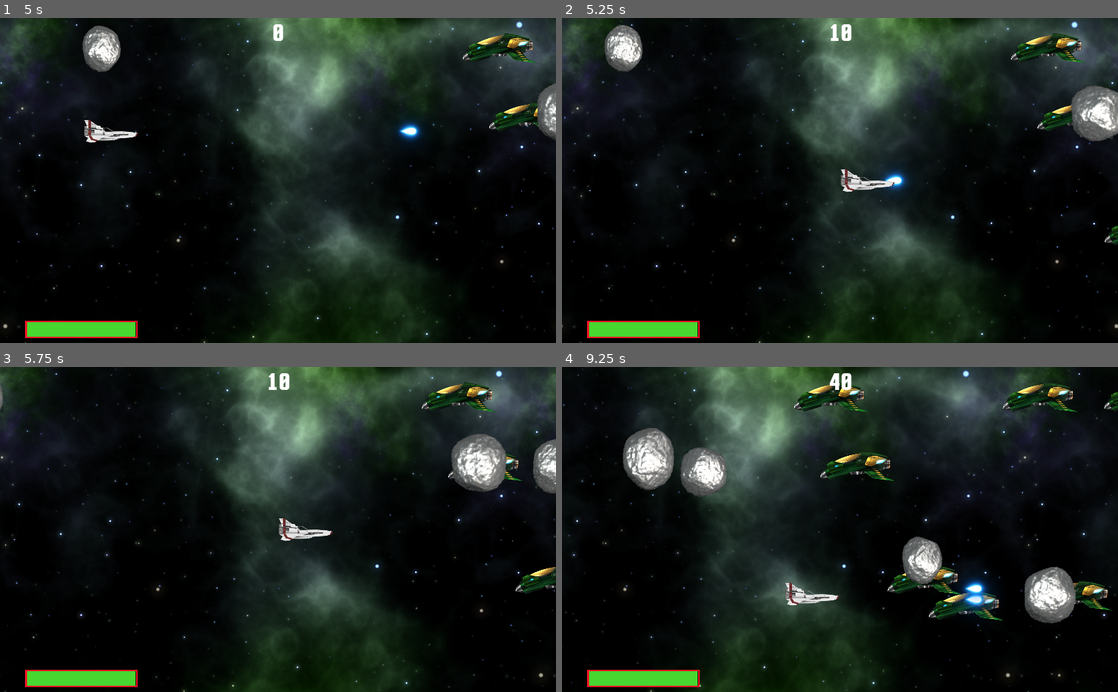
Above: before the commit, frames 1-4 (two rows, left to right).
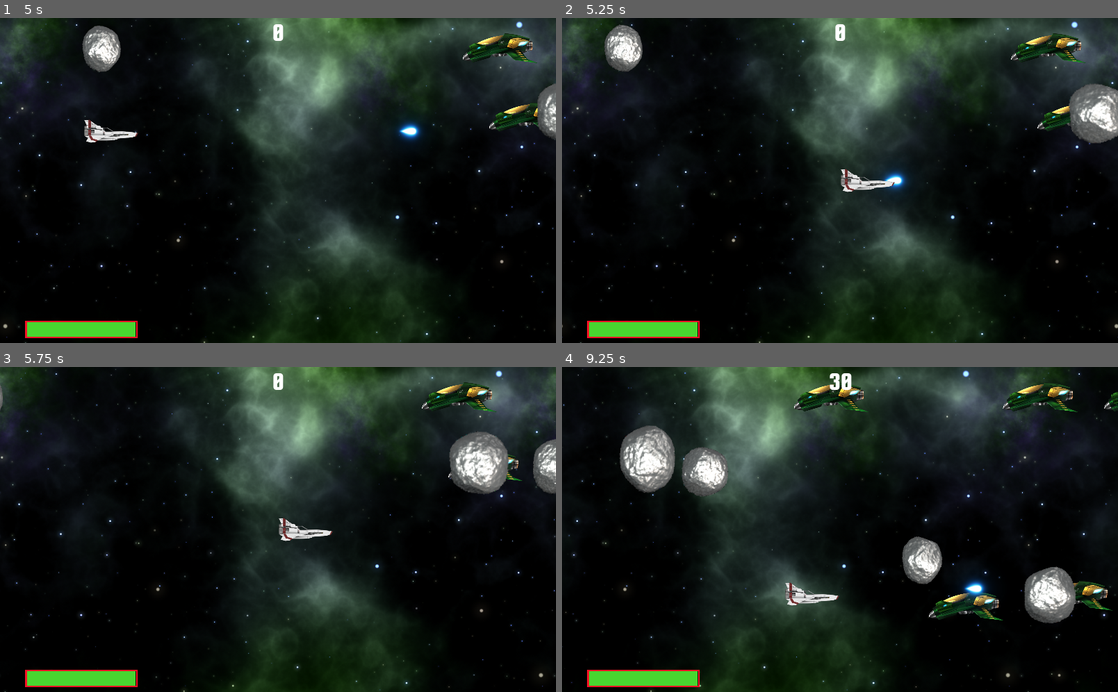
Above: after the commit, the same moments.

Repository: andreaszdw/test-godot
Game: Godot game, scene res://Main.tscn
The game is run twice, just before and just after one commit, with the same random seed, the same clock (stepped at 60 frames per second) and the same inputs.
Inputs (mouse positions are in pixels of both pictures, inside the frame that each line leads up to):
- Up to frame 1 (5 s): move the mouse to (400, 164) at 0.52 s; click (400, 164) at 0.67 s; move the mouse to (166, 196) at 1.27 s; click (166, 196) at 1.42 s; move the mouse to (333, 109) at 2.02 s; click (333, 109) at 2.17 s; move the mouse to (250, 245) at 2.77 s; click (250, 245) at 2.92 s; move the mouse to (444, 229) at 3.52 s; click (444, 229) at 3.67 s; move the mouse to (111, 131) at 4.27 s; click (111, 131) at 4.42 s
- Up to frame 2 (5.25 s): move the mouse to (867, 180) at 5.02 s; click (867, 180) at 5.17 s
- Up to frame 3 (5.75 s): no input
- Up to frame 4 (9.25 s): move the mouse to (756, 448) at 5.77 s; click (756, 448) at 5.92 s; move the mouse to (962, 513) at 6.52 s; click (962, 513) at 6.67 s; move the mouse to (728, 545) at 7.27 s; click (728, 545) at 7.42 s; move the mouse to (895, 458) at 8.02 s; click (895, 458) at 8.17 s; move the mouse to (812, 594) at 8.77 s; click (812, 594) at 8.92 s

Frame 1 is identical in both runs. In frame 2, 0.7% of the frame differs, in the area x 48-100%, y 1-70%; in frame 3, 1.2%; in frame 4, 2.4%, in the area x 10-77%, y 1-76%.

Commit message:
energy confusion

Diff:
--- a/sidefighter/Main.gd
+++ b/sidefighter/Main.gd
@@ -38,6 +38,7 @@
 	if canShoot:
 		for i in shoot.bullets:
 			var b = bullet.instance()
+			b.set_Player($Player)
 			add_child(b)
 			b.position = position
 			b.position.x += i.x
@@ -57,7 +58,7 @@
 	var spawn_loc = get_node("SpawnPowerUp/SpawnPowerUpLocation")
 	spawn_loc.offset = rng.randi()
 	var pu1 = power_up_scene.instance()
-	pu1.set_player($Player)
+	pu1.set_Player($Player)
 	pu1.position = spawn_loc.position
 	add_child(pu1)
 
--- a/sidefighter/Player.gd
+++ b/sidefighter/Player.gd
@@ -6,6 +6,7 @@
 #var Bullet = preload("res://bullets/Bullet1.tscn")
 export(PackedScene) var bullet1_scene
 
+var area_name = "player"
 var leftDown = false
 
 var screen_size
@@ -91,6 +92,7 @@
 	hide()
 	$CollisionPolygon2D.set_deferred("disabled", true)
 
-
 func _on_Player_area_entered(area):
-	print("player ", area.energy)
+	var an = area.area_name
+	if an == "enemy":
+		energy -= area.energy
--- a/sidefighter/bullets/Bullet1.gd
+++ b/sidefighter/bullets/Bullet1.gd
@@ -4,8 +4,9 @@
 var energy = 50
 var speed = 1000
 var direction = Vector2(1, 0)
+var area_name = "p_bullet"
 
-func setPlayer(p):
+func set_Player(p):
 	player = p
 
 func _physics_process(delta):
@@ -20,6 +21,12 @@
 
 
 func _on_Bullet1_area_entered(area):
-	if area == player:
-		print("r")
+	var an = area.area_name
+
+	if an == "player":
 		return
+	if an == "p_bullet":
+		return
+	if an == "power_up":
+		return
+	queue_free()
--- a/sidefighter/enemy1.gd
+++ b/sidefighter/enemy1.gd
@@ -3,6 +3,8 @@
 var energy = 100
 var speed = 100
 var direction = Vector2(-1, 0)
+
+var area_name = "enemy"
 
 func _physics_process(delta):
 	position += direction * speed * delta
@@ -12,3 +14,5 @@
 
 func _on_enemy1_area_entered(area):
 	energy -= area.energy
+	if energy <= 0:
+		queue_free()
--- a/sidefighter/power_up1.gd
+++ b/sidefighter/power_up1.gd
@@ -5,8 +5,8 @@
 var speed = 100
 var rng = RandomNumberGenerator.new()
 var energy = 0
-
-func set_player(p):
+var area_name = "power_up"
+func set_Player(p):
 	player = p
 
 func _ready():
